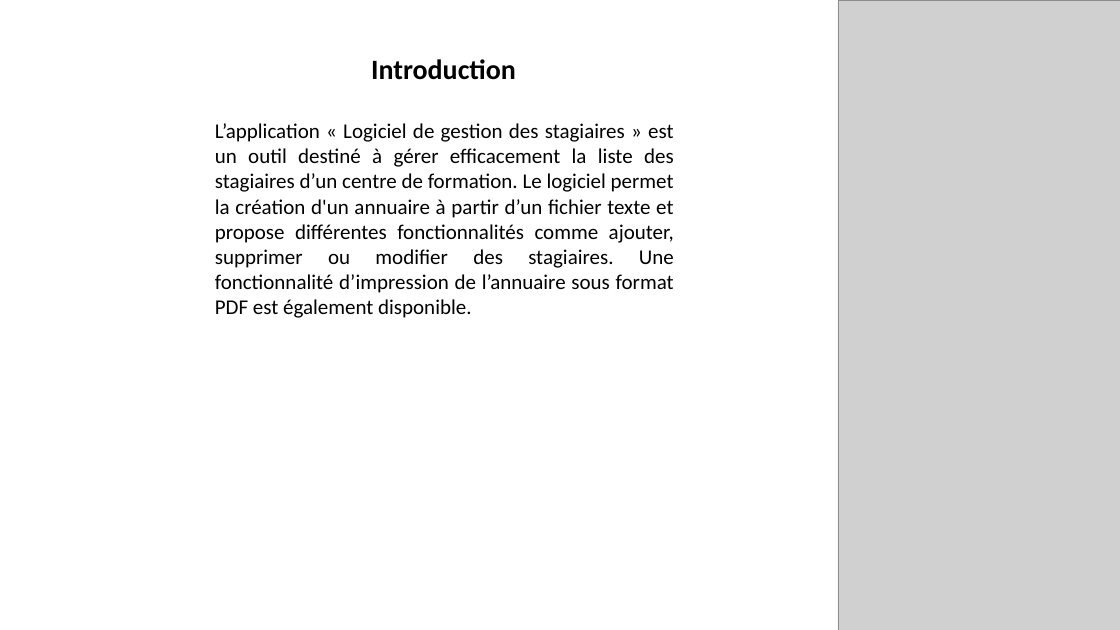
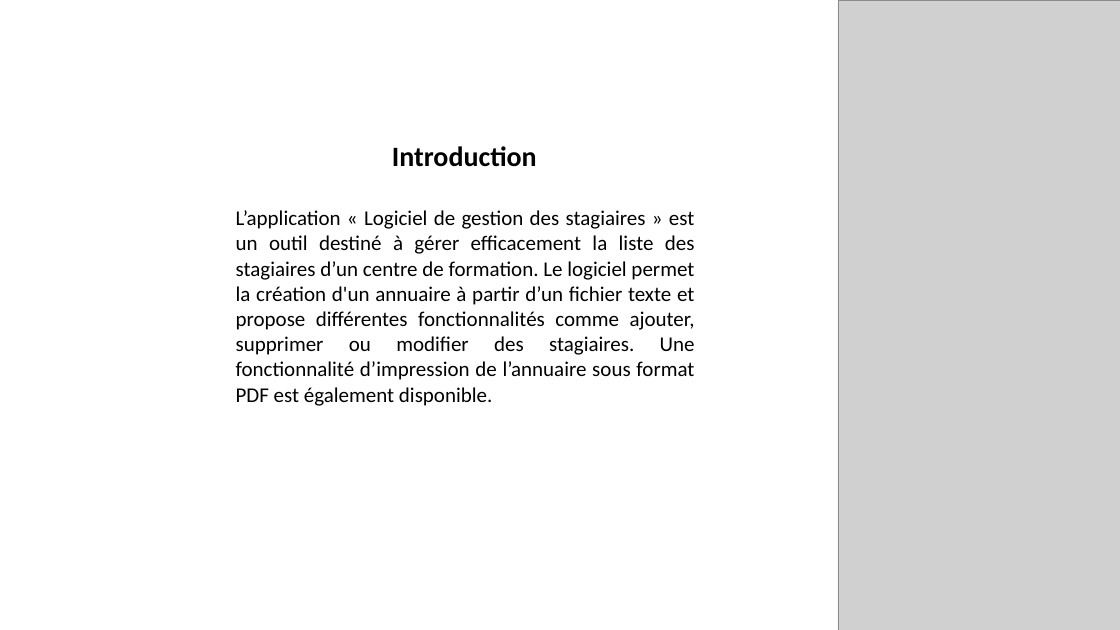
Before and after one commit to Farah404/LogicielGestionStagiaires, a slide deck: slide 2 of Manuel/ManuelPPT.pptx. Drawn at 1120x630 pixels with LibreOffice and Linux fonts; fonts in the diff are those of the drawing; grey boxes stand for pictures. Boxes give left, top, right and bottom in pixels: in the first picture for what was removed or moved away, otherwise in the second. Text is boxed around its words. In the diff, an @@ line names an element or a change of style, - is before the commit and + after.

```diff
--- a/Manuel/ManuelPPT.pptx
+++ b/Manuel/ManuelPPT.pptx
@@ text "Introduction": place and size @@
-text "Introduction" at (371,59,516,80)
+text "Introduction" at (392,146,537,167)
@@ text "L’application « Logiciel de gestion ...": place and size @@
-text "L’application « Logiciel de gestion ..." at (215,123,674,318)
+text "L’application « Logiciel de gestion ..." at (236,210,695,406)
```
Also in this commit, not shown: 2 other slides changed, 1 slide added, 1 slide removed, 9 other files.
